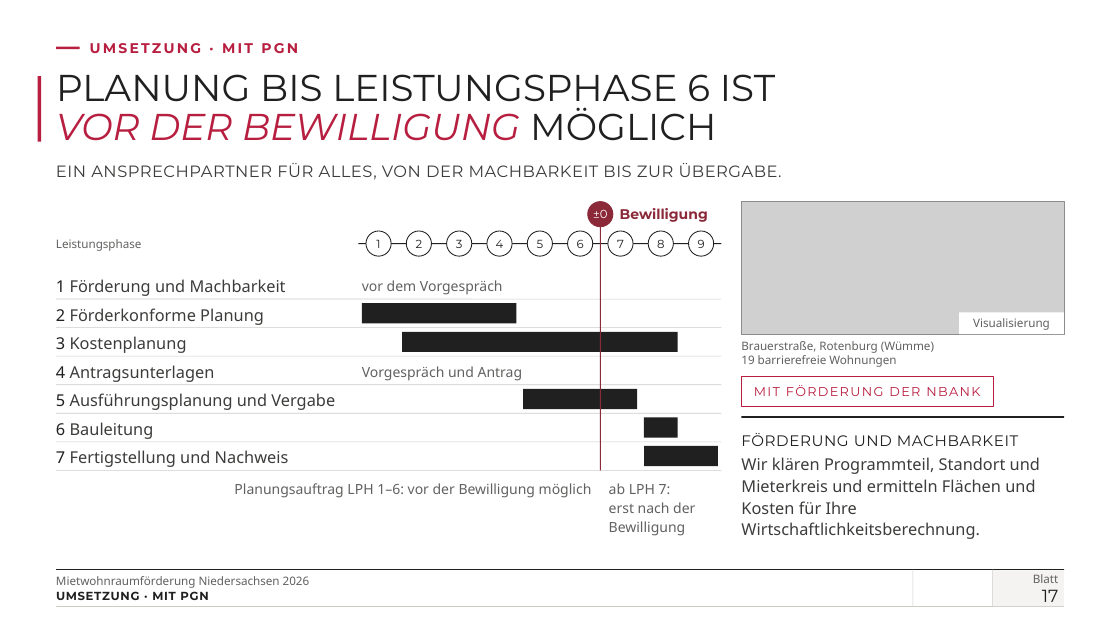
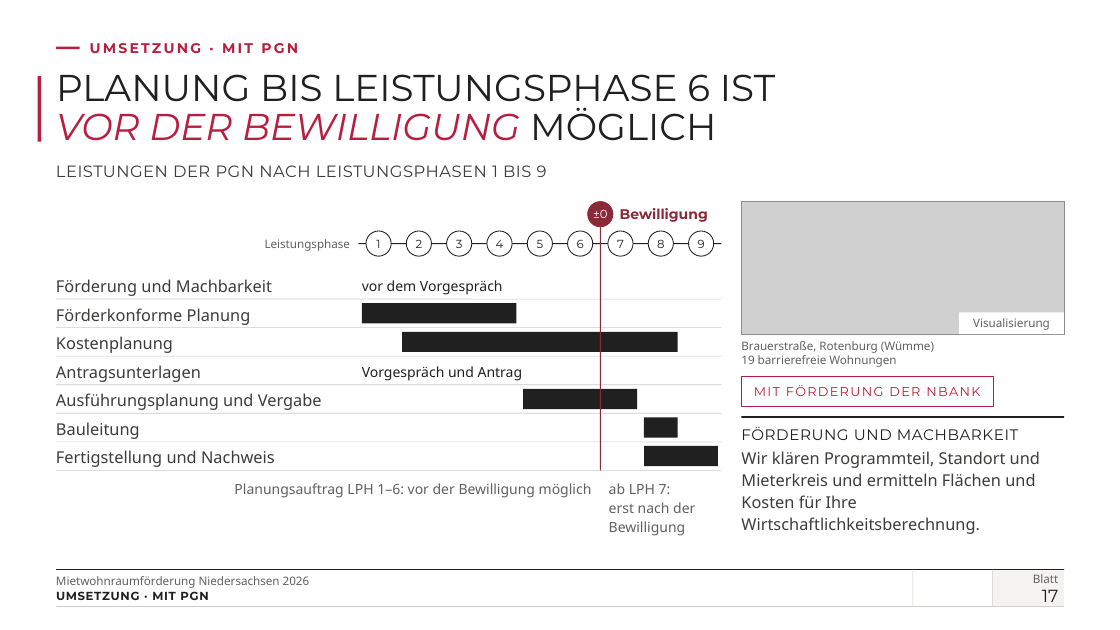
Before and after one commit to vgedaschko/NBank, a slide deck: slide 17 of praesentation/dist/PGN-Mietwohnraumfoerderung-Niedersachsen-2026-Vortrag.pptx. Drawn at 1120x630 pixels with LibreOffice and Linux fonts; fonts in the diff are those of the drawing; grey boxes stand for pictures; background and template pictures are left out. Boxes give left, top, right and bottom in pixels: in the first picture for what was removed or moved away, otherwise in the second. Text is boxed around its words. In the diff, an @@ line names an element or a change of style, - is before the commit and + after.

```diff
--- a/praesentation/dist/PGN-Mietwohnraumfoerderung-Niedersachsen-2026-Vortrag.pptx
+++ b/praesentation/dist/PGN-Mietwohnraumfoerderung-Niedersachsen-2026-Vortrag.pptx
@@ text at (56,165,547,177): text changed @@
-EIN ANSPRECHPARTNER FÜR ALLES, VON DER MACHBARKEIT BIS ZUR ÜBERGABE.
+LEISTUNGEN DER PGN NACH LEISTUNGSPHASEN 1 BIS 9
@@ text "Leistungsphase" at (265,239,350,251): alignment left to right @@
@@ text at (56,279,272,296): text changed @@
-1 Förderung und Machbarkeit
+Förderung und Machbarkeit
@@ text "vor dem Vorgespräch" at (362,280,503,295): text colour #626160 to #202020 @@
@@ text at (56,308,251,325): text changed @@
-2 Förderkonforme Planung
+Förderkonforme Planung
@@ text at (56,336,173,353): text changed @@
-3 Kostenplanung
+Kostenplanung
@@ text "Vorgespräch und Antrag" at (362,366,523,381): text colour #626160 to #202020 @@
@@ text at (56,365,201,382): text changed @@
-4 Antragsunterlagen
+Antragsunterlagen
@@ text at (56,393,322,410): text changed @@
-5 Ausführungsplanung und Vergabe
+Ausführungsplanung und Vergabe
@@ text at (56,422,140,439): text changed @@
-6 Bauleitung
+Bauleitung
@@ text "FÖRDERUNG UND MACHBARKEIT": place and size @@
-text "FÖRDERUNG UND MACHBARKEIT" at (741,433,1040,539)
+text "FÖRDERUNG UND MACHBARKEIT" at (741,427,1040,534)
@@ text at (56,450,275,467): text changed @@
-7 Fertigstellung und Nachweis
+Fertigstellung und Nachweis
```
Also in this commit, not shown: 24 other slides changed, 43 other files.
